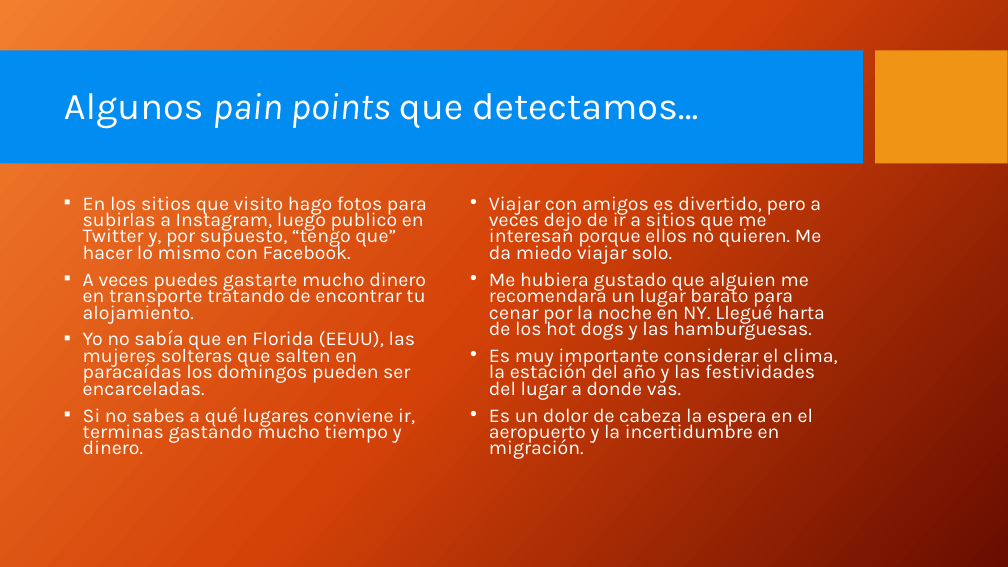
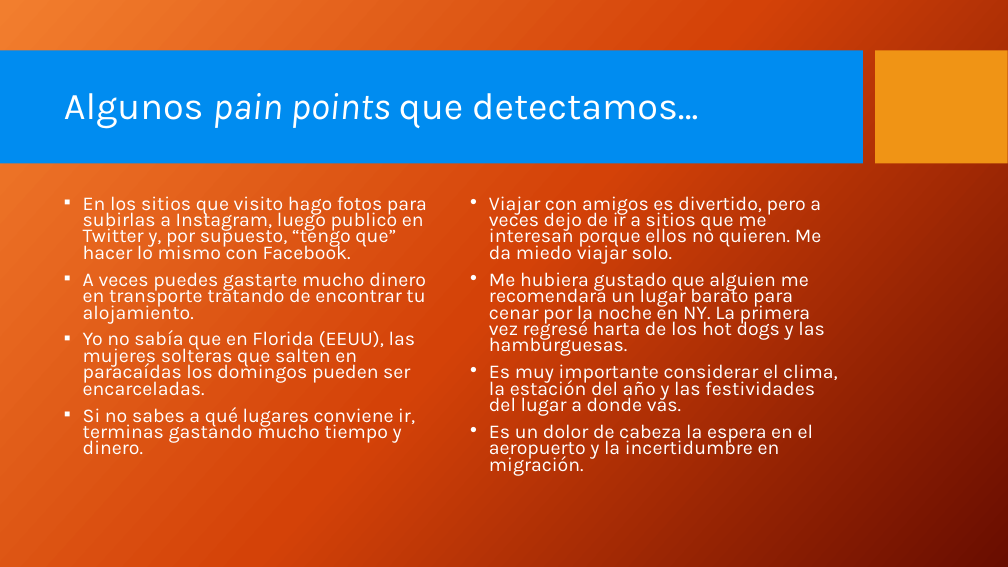
Before and after one commit to Auryn8/red-go, a slide deck: slide 7 of GO_presentacion.pptx. Drawn at 1008x567 pixels with LibreOffice and Linux fonts; fonts in the diff are those of the drawing; background and template pictures are left out. Boxes give left, top, right and bottom in pixels: in the first picture for what was removed or moved away, otherwise in the second. Text is boxed around its words. In the diff, an @@ line names an element or a change of style, - is before the commit and + after.

```diff
--- a/GO_presentacion.pptx
+++ b/GO_presentacion.pptx
@@ text at [489, 272, 824, 356]: text changed @@
-• Me hubiera gustado que alguien me recomendara un lugar barato para cenar por la noche en NY. Llegué harta de los hot dogs y las hamburguesas.
+• Me hubiera gustado que alguien me recomendara un lugar barato para cenar por la noche en NY. La primera vez regresé harta de los hot dogs y las hamburguesas.
```
Also in this commit, not shown: 9 other slides changed, 1 slide removed.
